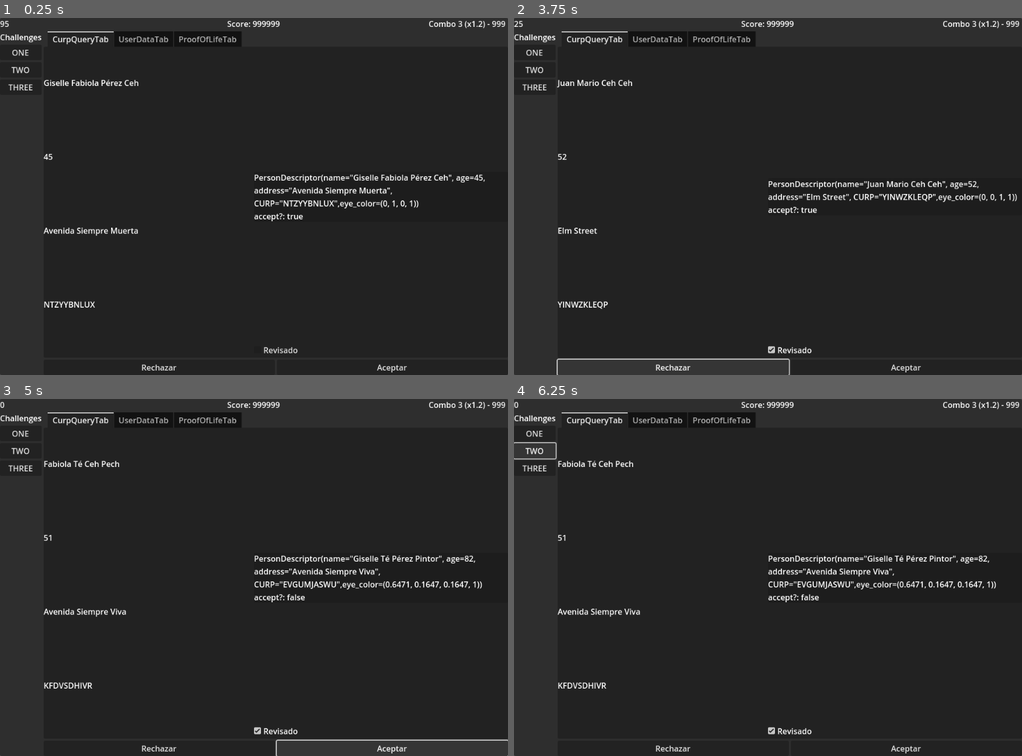
Above: before the commit, frames 1-4 (two rows, left to right).
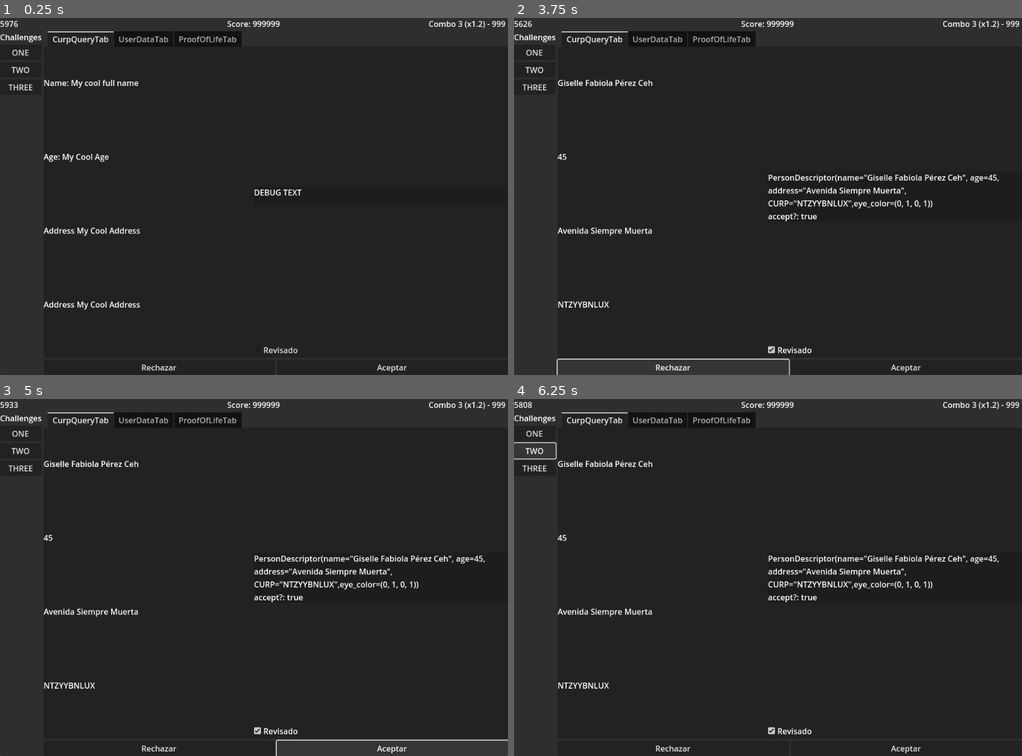
Above: after the commit, the same moments.

Repository: pyramid-seph/dash_dash_dashboard
Game: Godot game, scene res://scenes/Main.tscn
Same seed, same stepped clock (60 frames per second), same inputs: the game is played once before the commit and once after it. The engine's default icon, where the game draws it, is replaced by a stand-in: a white triangle on a blue panel in a dark square.
Inputs:
- Up to frame 1 (0.25 s): no input
- Up to frame 2 (3.75 s): click "ONE" at 0.5 s; click "TWO" at 1.25 s; click "THREE" at 2 s; click "Revisado" at 2.75 s; click "Rechazar" at 3.5 s
- Up to frame 3 (5 s): click "Aceptar" at 4.25 s
- Up to frame 4 (6.25 s): click "ONE" at 5 s; click "TWO" at 5.75 s

The runs differ from the first frame. In frame 1, 1.9% of the frame differs, in the area x 0-96%, y 0-82%; in frame 2, 2.5%, in the area x 0-99%, y 0-82%; in frame 3, 1.2%; in frame 4, 1.2%.

Commit message:
Another approach to the stamina system

Diff:
--- a/project.godot
+++ b/project.godot
@@ -9,6 +9,11 @@
 config_version=5
 
 _global_script_classes=[{
+"base": "Node",
+"class": &"ClampedTime",
+"language": &"GDScript",
+"path": "res://scenes/ClampedTime.gd"
+}, {
 "base": "RefCounted",
 "class": &"PersonDescriptor",
 "language": &"GDScript",
@@ -30,6 +35,7 @@
 "path": "res://scenes/TimedClampedValue.gd"
 }]
 _global_script_class_icons={
+"ClampedTime": "",
 "PersonDescriptor": "",
 "PersonRandomizer": "",
 "RequestChallenge": "",
--- /dev/null
+++ b/scenes/ClampedTime.gd
@@ -0,0 +1,49 @@
+class_name ClampedTime
+extends Node
+
+signal on_clamped_timer_timeout(max_wait_time)
+
+
+@export var max_wait_time: float = 60.0
+@export var wait_time: float = 60.0:
+	set(new_value):
+		timer.wait_time = minf(new_value, max_wait_time)
+	get:
+		return timer.wait_time
+@export var one_shot: bool:
+	set(new_value):
+		timer.one_shot = new_value
+	get:
+		return timer.one_shot
+@export var auto_start: bool = false:
+	set(new_value):
+		timer.auto_start = new_value
+	get:
+		return timer.auto_start
+
+var time_left: float:
+	set(new_value):
+		timer.start(minf(new_value, max_wait_time))
+	get:
+		return timer.time_left
+
+@onready var timer := $Timer as Timer
+
+
+func start(time_sec: float = -1.0) -> void:
+	if not time_sec < 0:
+		wait_time = time_sec
+	timer.start(wait_time)
+
+
+func stop() -> void:
+	timer.stop()
+
+
+func is_stopped() -> bool:
+	return timer.is_stopped()
+
+
+func _on_timer_timeout():
+	if not Engine.is_editor_hint(): return
+	on_clamped_timer_timeout.emit(max_wait_time)
--- /dev/null
+++ b/scenes/ClampedTime.tscn
@@ -0,0 +1,10 @@
+[gd_scene load_steps=2 format=3 uid="uid://bv461yb223ri1"]
+
+[ext_resource type="Script" path="res://scenes/ClampedTime.gd" id="1_pnbdt"]
+
+[node name="ClampedTime" type="Node"]
+script = ExtResource("1_pnbdt")
+
+[node name="Timer" type="Timer" parent="."]
+
+[connection signal="timeout" from="Timer" to="." method="_on_timer_timeout"]
--- a/scenes/Main.gd
+++ b/scenes/Main.gd
@@ -1,5 +1,5 @@
 extends Node
-# TODO Stamina system
+
 
 enum GameState {
 	Playing,
@@ -7,7 +7,9 @@
 }
 
 
-@export var points_per_correct_answer: int = 100
+@export var initial_stamina_sec: float = 60.0
+@export var stamina_gain_sec: float = 10.0
+@export var stamina_lose_sec: float = 5.0
 
 var _game_state: GameState = GameState.Playing
 var _current_request_challenge: RequestChallenge:
@@ -20,20 +22,22 @@
 @onready var timer: Timer = $Timer
 @onready var gui := $GUI
 @onready var person_randomizer: PersonRandomizer = $PersonRandomizer
-@onready var stamina_value = $StaminaValue as TimedClampedValue
+@onready var stamina_timer = $StaminaTimer as Timer
 
 
 func _ready() -> void:
 	_setup_next_request_challenge()
-	stamina_value.on_value_changed.connect(func (new_val: float): gui.update_stamina_meter(new_val))
-	stamina_value.on_total_depletion.connect(func (_new_val: float): print("TOTALLY DEPLETED!"))
-	stamina_value.start()
+	stamina_timer.start(initial_stamina_sec)
 
 
 func _unhandled_input(event) -> void:
 	if event.is_action_pressed("pause") and _game_state == GameState.Playing:
 		get_tree().paused = !get_tree().paused
 		gui.show_pause_panel(get_tree().paused)
+
+
+func _process(_delta) -> void:
+	gui.update_stamina_meter(stamina_timer.time_left)
 
 
 func _create_request_challenge() -> RequestChallenge:
@@ -60,7 +64,21 @@
 
 
 func _setup_next_request_challenge() -> void:
-	_current_request_challenge = _create_request_challenge()
+	if not stamina_timer.is_stopped() and _game_state != GameState.GameOver:
+		_current_request_challenge = _create_request_challenge()
+
+
+func extend_stamina(time_sec: float = stamina_gain_sec) -> void:
+	var new_stamina = minf(stamina_timer.time_left + time_sec, initial_stamina_sec)
+	stamina_timer.start(new_stamina)
+
+
+func deplete_stamina(time_sec: float = stamina_lose_sec) -> void:
+	var new_stamina = stamina_timer.time_left - time_sec
+	if new_stamina <= 0.0:
+		stamina_timer.stop()
+	else:
+		stamina_timer.start(new_stamina)
 
 
 func _on_gui_on_request_rejected() -> void:
@@ -70,20 +88,26 @@
 		return
 
 	if _current_request_challenge.should_be_accepted():
-		print("You lose! ")
+		deplete_stamina()
 	else:
-		print("You win! ")
+		extend_stamina()
 	_setup_next_request_challenge()
 
 
 func _on_gui_on_request_accepted() -> void:
+	if _game_state != GameState.Playing: return
+
 	if _current_request_challenge == null:
 		print("No challenge to check. Creating a new one.")
 		_setup_next_request_challenge()
 		return
 
 	if _current_request_challenge.should_be_accepted():
-		print("You win!")
+		extend_stamina()
 	else:
-		print("You lose!")
-	_setup_next_request_challenge()
+		deplete_stamina()
+		_setup_next_request_challenge()
+
+
+func _on_stamina_timer_timeout():
+	_game_state = GameState.GameOver
--- a/scenes/Main.tscn
+++ b/scenes/Main.tscn
@@ -1,8 +1,7 @@
-[gd_scene load_steps=5 format=3 uid="uid://bmjcxe55tc7rn"]
+[gd_scene load_steps=4 format=3 uid="uid://bmjcxe55tc7rn"]
 
 [ext_resource type="Script" path="res://scenes/Main.gd" id="1_j113n"]
 [ext_resource type="PackedScene" uid="uid://cxa4snp427eur" path="res://scenes/PersonRandomizer.tscn" id="2_iq7nc"]
-[ext_resource type="PackedScene" uid="uid://8bqbvisgdxdw" path="res://scenes/TimedClampedValue.tscn" id="3_6pydo"]
 [ext_resource type="PackedScene" uid="uid://dkrfe2vld0pi1" path="res://scenes/Gui.tscn" id="3_7318c"]
 
 [node name="Main" type="Node"]
@@ -11,15 +10,14 @@
 
 [node name="PersonRandomizer" parent="." instance=ExtResource("2_iq7nc")]
 
-[node name="StaminaValue" parent="." instance=ExtResource("3_6pydo")]
+[node name="StaminaTimer" type="Timer" parent="."]
 process_mode = 1
-
-[node name="Timer" type="Timer" parent="."]
-process_mode = 1
+wait_time = 60.0
 one_shot = true
 
 [node name="GUI" parent="." instance=ExtResource("3_7318c")]
 process_mode = 1
 
+[connection signal="timeout" from="StaminaTimer" to="." method="_on_stamina_timer_timeout"]
 [connection signal="on_request_accepted" from="GUI" to="." method="_on_gui_on_request_accepted"]
 [connection signal="on_request_rejected" from="GUI" to="." method="_on_gui_on_request_rejected"]
--- a/scenes/TimedClampedValue.gd
+++ b/scenes/TimedClampedValue.gd
@@ -1,3 +1,4 @@
+@tool
 class_name TimedClampedValue
 extends Node
 
@@ -14,20 +15,22 @@
 @export var min_value: float = 0.0:
 	set(new_value):
 		min_value = minf(new_value, max_value)
+		property_list_changed_notifyy()
 	get:
 		return min_value
 @export var max_value: float = 1.0:
 	set(new_value):
 		max_value = maxf(new_value, min_value)
+		property_list_changed_notifyy()
 	get:
 		return max_value
 @export var initial_value: float = 1.0:
 	set(new_value):
 		initial_value = clampf(new_value, min_value, max_value)
+		property_list_changed_notifyy()
 	get:
 		return initial_value
 @export var speed: float = 0.2
-@export var time_sec_between_change_signals: float = 1.0
 @export var change_type: ChangeType = ChangeType.Deplete
 @export var auto_start: bool = false
 
@@ -35,15 +38,18 @@
 var current_value: float = 1.0:
 	set(value):
 		current_value = clampf(value, min_value, max_value)
-		emit_signal("on_value_changed", current_value)
+		if not Engine.is_editor_hint():
+			on_value_changed.emit(current_value)
 		match change_type:
 			ChangeType.Deplete:
 				if is_totally_depleted():
-					emit_signal("on_total_depletion", current_value)
+					if not Engine.is_editor_hint():
+						on_total_depletion.emit(current_value)
 					stop()
 			ChangeType.Increment:
 				if is_totally_incremented():
-					emit_signal("on_total_increment", current_value)
+					if not Engine.is_editor_hint():
+						on_total_increment.emit(current_value)
 					stop()
 			_:
 				print_debug("Unknown status. Will forcefully stop")
@@ -59,6 +65,7 @@
 
 
 func _process(delta) -> void:
+	if not Engine.is_editor_hint(): return
 	if is_stopped(): return
 
 	match change_type:
@@ -72,6 +79,7 @@
 
 
 func start(new_initial_value: float = initial_value) -> void:
+	if not Engine.is_editor_hint(): return
 	stop()
 	if new_initial_value != initial_value:
 		initial_value = new_initial_value
@@ -80,6 +88,7 @@
 
 
 func stop() -> void:
+	if not Engine.is_editor_hint(): return
 	_status = Status.Stopped
 
 
